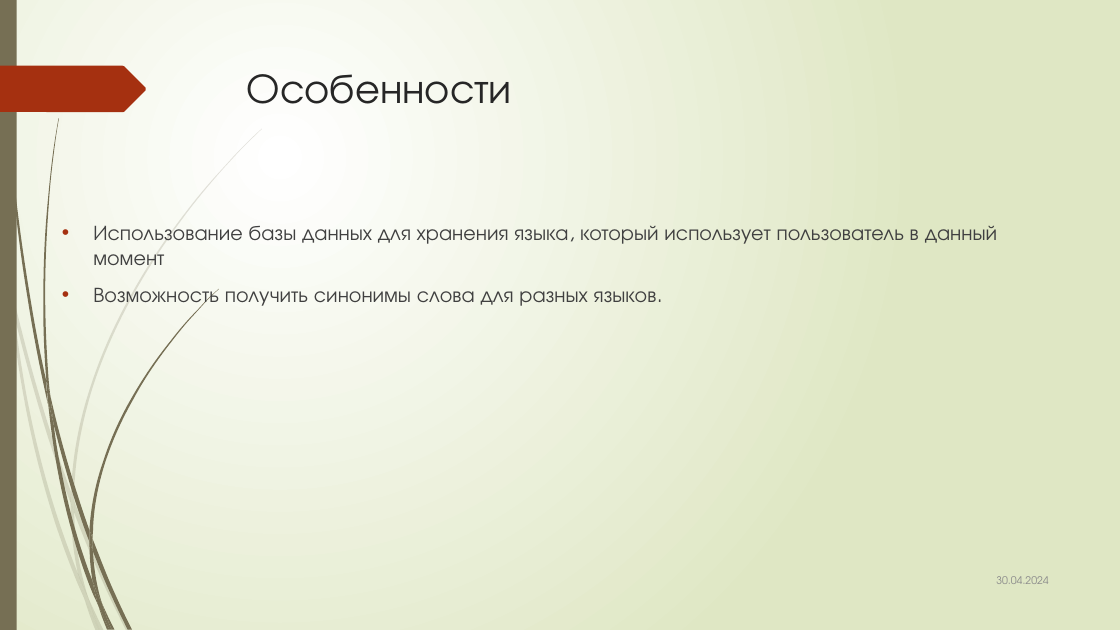
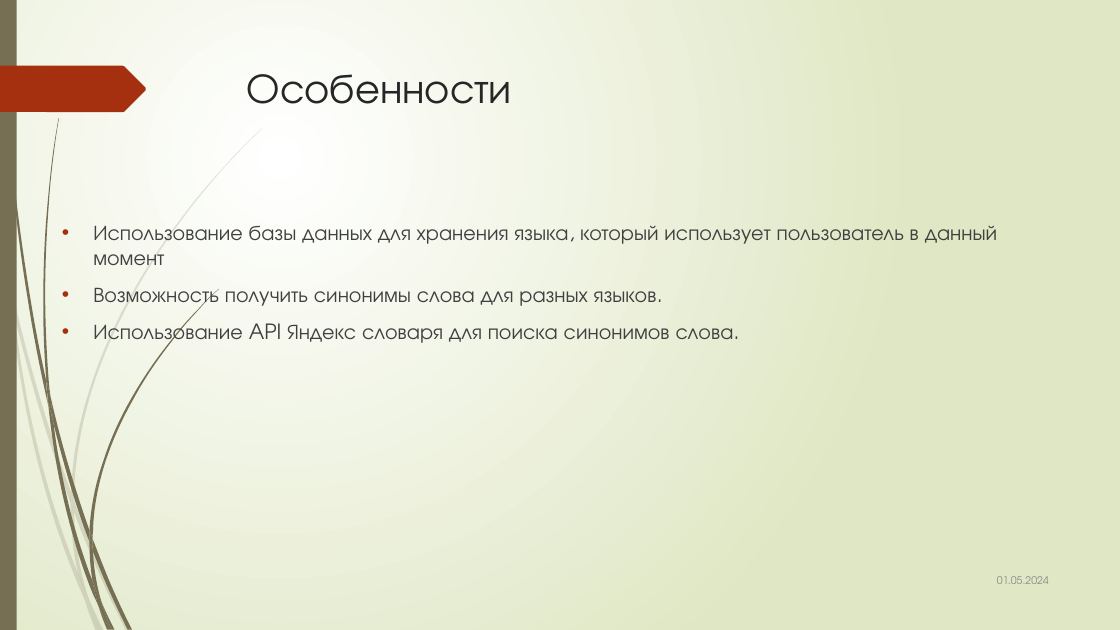
Before and after one commit to BorislavTimoshin/WordSmith, a slide deck: slide 3 of about_project/Презентация.pptx. Drawn at 1120x630 pixels with LibreOffice and Linux fonts; fonts in the diff are those of the drawing. Boxes give left, top, right and bottom in pixels: in the first picture for what was removed or moved away, otherwise in the second. Text is boxed around its words. In the diff, an @@ line names an element or a change of style, - is before the commit and + after.

```diff
--- a/about_project/Презентация.pptx
+++ b/about_project/Презентация.pptx
@@ text at (x1=93, y1=320, x2=734, y2=345): paragraph added @@
+• Использование API Яндекс словаря для поиска синонимов слова.
@@ text at (x1=997, y1=576, x2=1049, y2=584): text changed @@
-30.04.2024
+01.05.2024
```
Also in this commit, not shown: 5 other slides changed.
